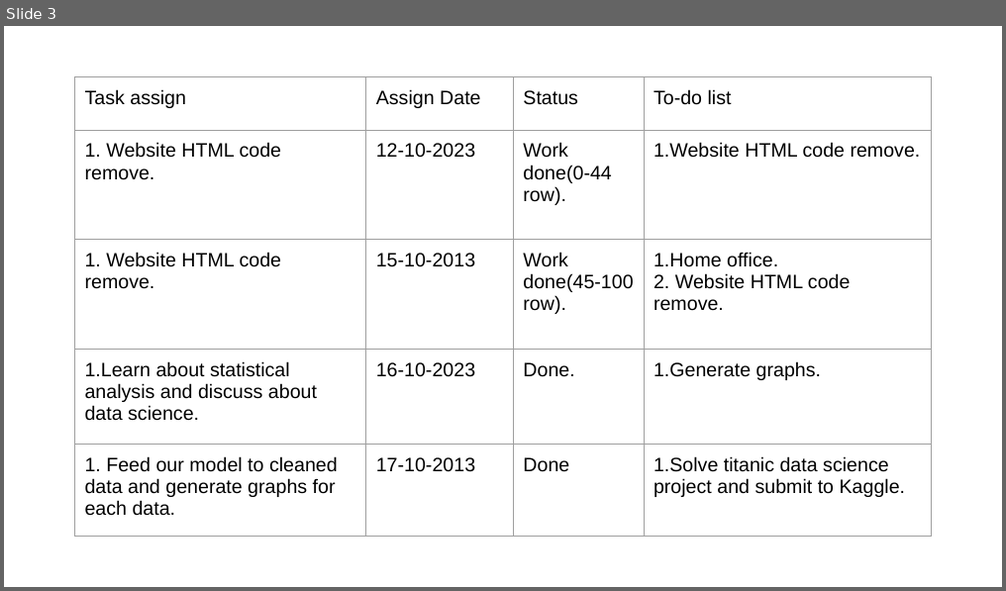
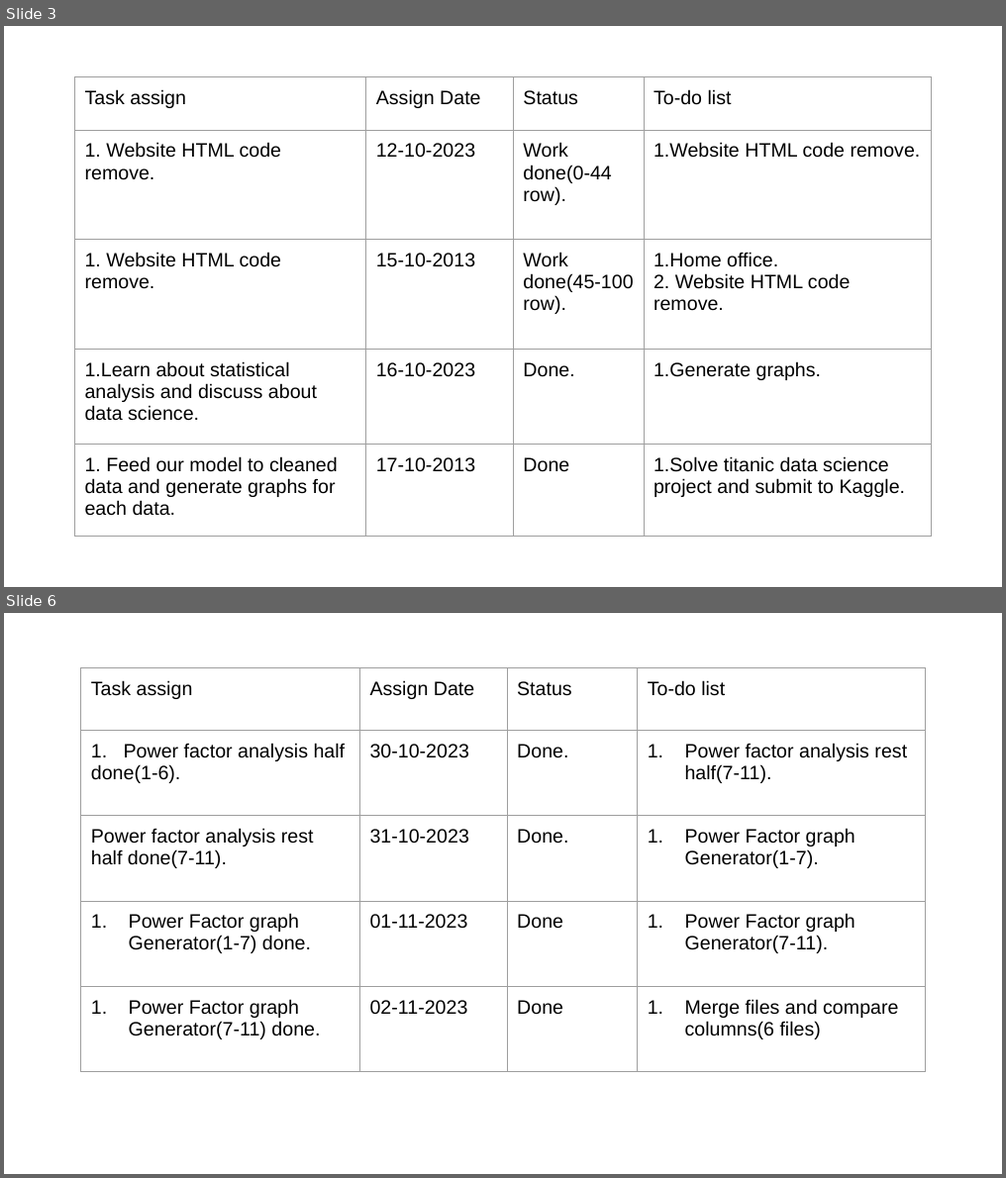
Before and after one commit to Mamunjsr24/Progress_report, a slide deck: Office_progress_report.pptx. Shown one above the other, each under a label of ours: slide 3 before the commit, slides 3 and 6 after it; the slides between them are not shown. The pictures are 1006x591 and 1006x1178 pixels, drawn with LibreOffice and Linux fonts; fonts in the diff are those of the drawing. Boxes give left, top, right and bottom in pixels: in the first picture for what was removed or moved away, otherwise in the second. Text is boxed around its words. In the diff, an @@ line names an element or a change of style, - is before the commit and + after.

```diff
--- a/Office_progress_report.pptx
+++ b/Office_progress_report.pptx
@@ slide 6 added at (4, 613, 1002, 1174), background #FFFFFF @@
@@ table added at (81, 667, 924, 1090), 5 rows, 4 columns @@
+Task assign | Assign Date | Status | To-do list
+1. Power factor analysis half done(1-6). | 30-10-2023 | Done. | Power factor analysis rest half(7-11).
+Power factor analysis rest half done(7-11). | 31-10-2023 | Done. | Power Factor graph Generator(1-7).
+Power Factor graph Generator(1-7) done. | 01-11-2023 | Done | Power Factor graph Generator(7-11).
+Power Factor graph Generator(7-11) done. | 02-11-2023 | Done | Merge files and compare columns(6 files)
```
Also in this commit, not shown: 1 slide changed, 3 other slides added.
